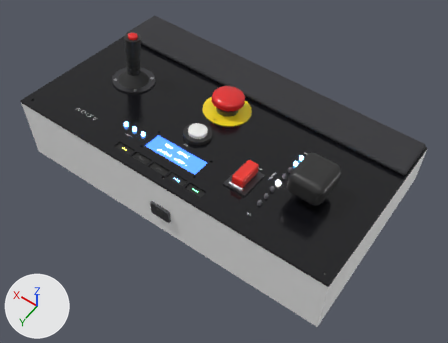
Before and after pictures for a commit that changed the glTF model Axiom/Arduino/cockpit/axiom_cockpit.glb.
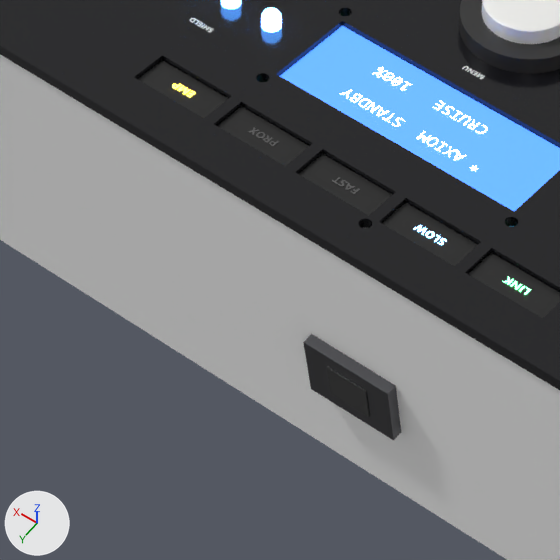
The first picture shows the older version from a 50 mm lens placed at (-0.081, 0.529, 0.63), pointed at (0.186, 0.156, 0.044). The close-ups show the older and then the newer version on the part from 19% to 46% of the width and 38% to 73% of the height of that picture. Only the edits that show in the close-ups are written down. Arrows for +X, +Y and +Z are at lower left; the lights stay in place. Where no turn or scale is listed for an object, it has been applied to the vertices.

Script lines for the objects in view, before the commit:
```python
me_menu_flange = bpy.data.meshes.new('MENU flange')
me_menu_flange.from_pydata(...)  # 96 vertices, 188 faces; spans x -0.0167..0.0167, y -0.0171..0.0165, z -0.0023..0.007
me_menu_flange.materials.append(mat_black_plastic)  # dark grey #303030
me_usb_b_port = bpy.data.meshes.new('USB-B port')
me_usb_b_port.from_pydata(...)  # a box spanning x -0.006..0.006, y -0.0002..0.0002, z -0.0055..0.0055
me_usb_b_port.materials.append(mat_black_plastic)  # dark grey #303030
me_usb_b_socket = bpy.data.meshes.new('USB-B socket')
me_usb_b_socket.from_pydata(...)  # a box spanning x -0.013..0.013, y -0.0015..0.0015, z -0.01..0.01
me_usb_b_socket.materials.append(mat_dark_metal)  # dark grey #616165
ob_menu_flange = bpy.data.objects.new('MENU flange', me_menu_flange)
ob_menu_flange.location = (0.222, 0.1584, 0.0873)
ob_usb_b_port = bpy.data.objects.new('USB-B port', me_usb_b_port)
ob_usb_b_port.location = (0.21, 0.2481, 0.045)
ob_usb_b_socket = bpy.data.objects.new('USB-B socket', me_usb_b_socket)
ob_usb_b_socket.location = (0.21, 0.2465, 0.045)
# also in view: 'SLOW window' at (0.197, 0.228, 0.095); 'LCD glass' at (0.222, 0.198, 0.091); 'Back wall' at (0.21, 0.242, 0.054); 'MENU plunger top' at (0.222, 0.157, 0.096); 'MENU plunger' at (0.222, 0.157, 0.094)
```
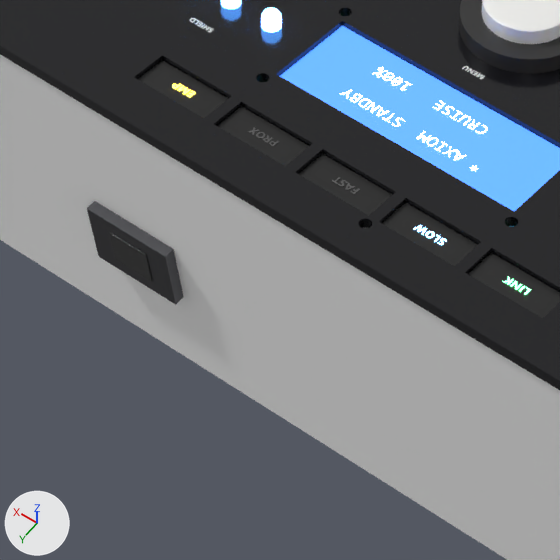
Location of each change, [x1, y1, x2, y2] in pixels of the close-ups (560 x 560 px):
'USB-B socket', moved: before [303, 334, 401, 440]; after [87, 201, 184, 304]
'USB-B port', moved: before [327, 367, 370, 417]; after [110, 232, 152, 282]

What changed in the scene script:
```text
Change ob_usb_b_port:
    ob_usb_b_port.location: (0.21, 0.2481, 0.045) -> (0.28, 0.2481, 0.045)
Change ob_usb_b_socket:
    ob_usb_b_socket.location: (0.21, 0.2465, 0.045) -> (0.28, 0.2465, 0.045)
```
